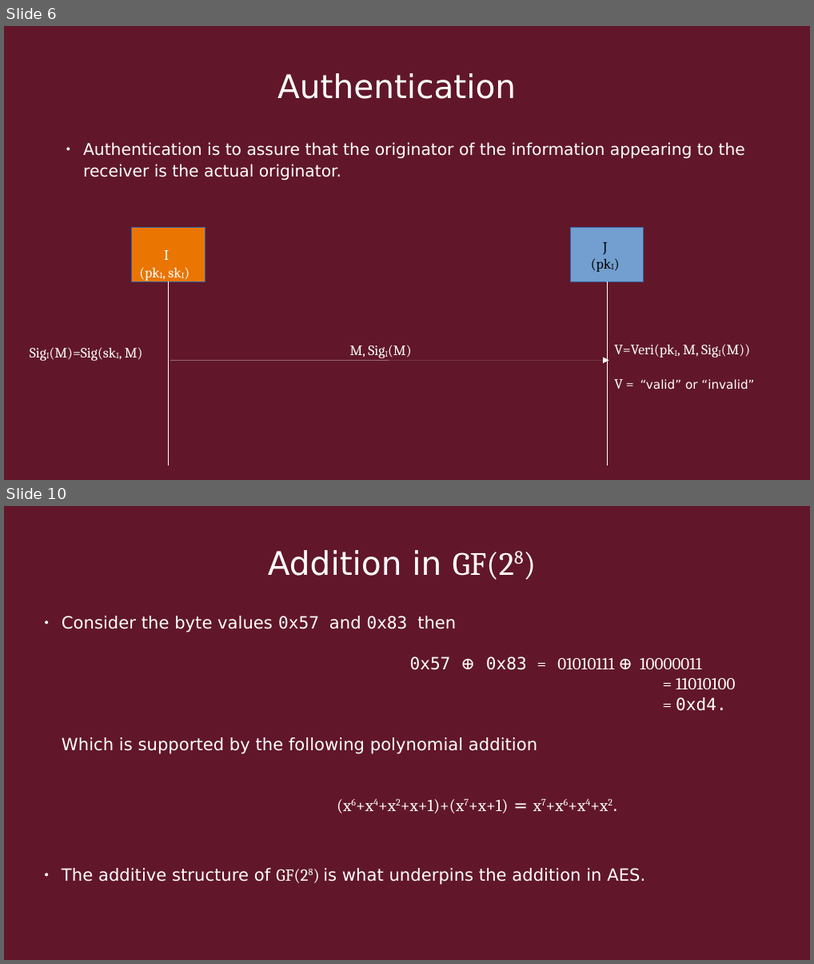
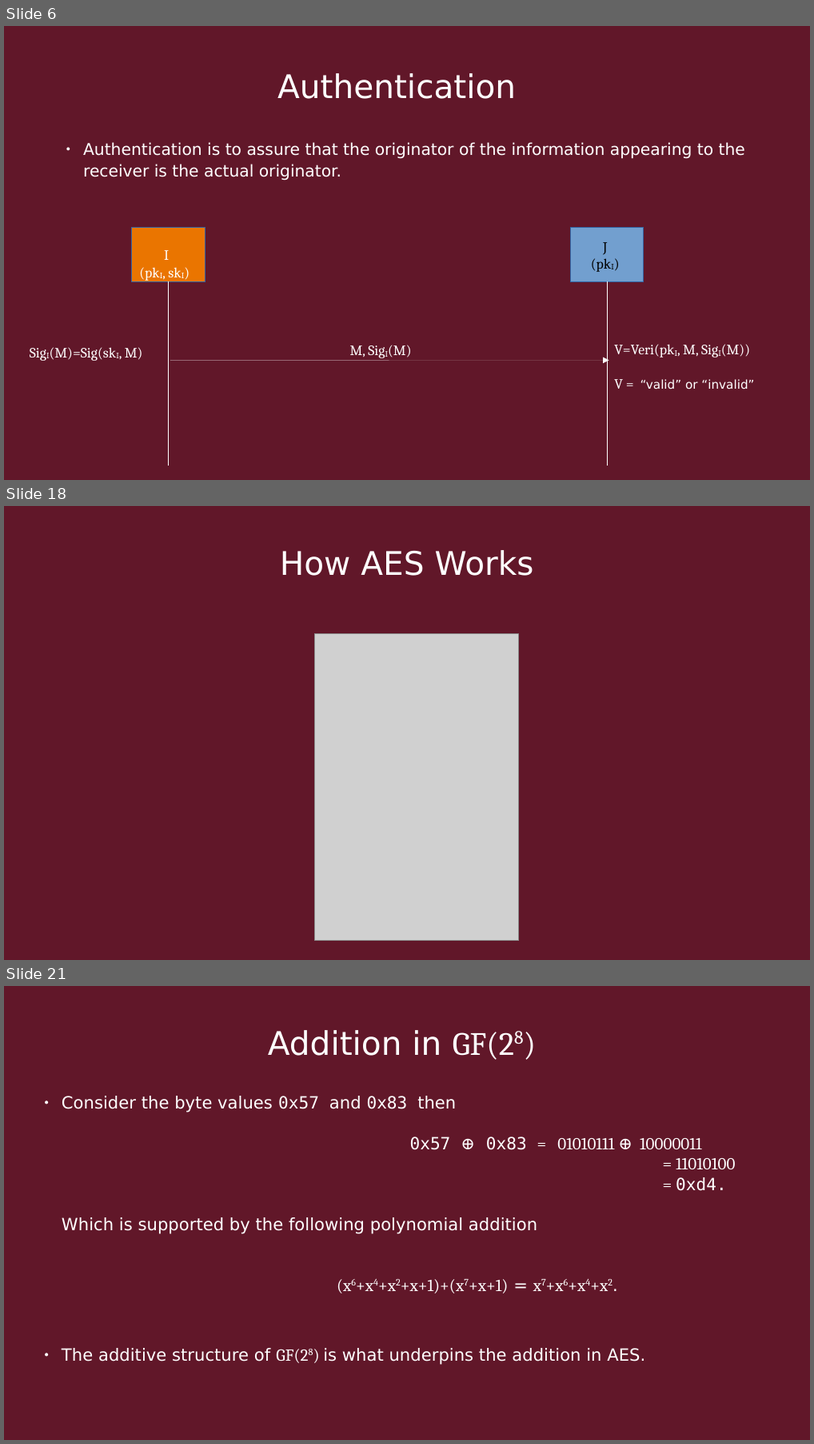
Before and after one commit to Quin-Darcy/seccom, a slide deck: presentation/cryptography_and_network_protocols.odp. Shown one above the other, each under a label of ours: slides 6 and 10 before the commit, slides 6, 18 and 21 after it; the slides between them are not shown. The pictures are 814x964 and 814x1444 pixels, drawn with LibreOffice and Linux fonts; fonts in the diff are those of the drawing; grey boxes stand for pictures. Boxes give left, top, right and bottom in pixels: in the first picture for what was removed or moved away, otherwise in the second. Text is boxed around its words. In the diff, an @@ line names an element or a change of style, - is before the commit and + after.

Commit message:
added more slides and pictures

```diff
--- a/presentation/cryptography_and_network_protocols.odp
+++ b/presentation/cryptography_and_network_protocols.odp
@@ slide 18 added at (x1=4, y1=506, x2=810, y2=960), background #611729 @@
@@ title added at (x1=280, y1=550, x2=534, y2=576), 32 pt, text #FFFFFF @@
+How AES Works
@@ picture added at (x1=315, y1=634, x2=519, y2=940) @@
@@ what was slide 10 is now slide 21 @@
```
Also in this commit, not shown: 3 slides changed, 11 other slides added, 1 slide removed, 4 other files.
